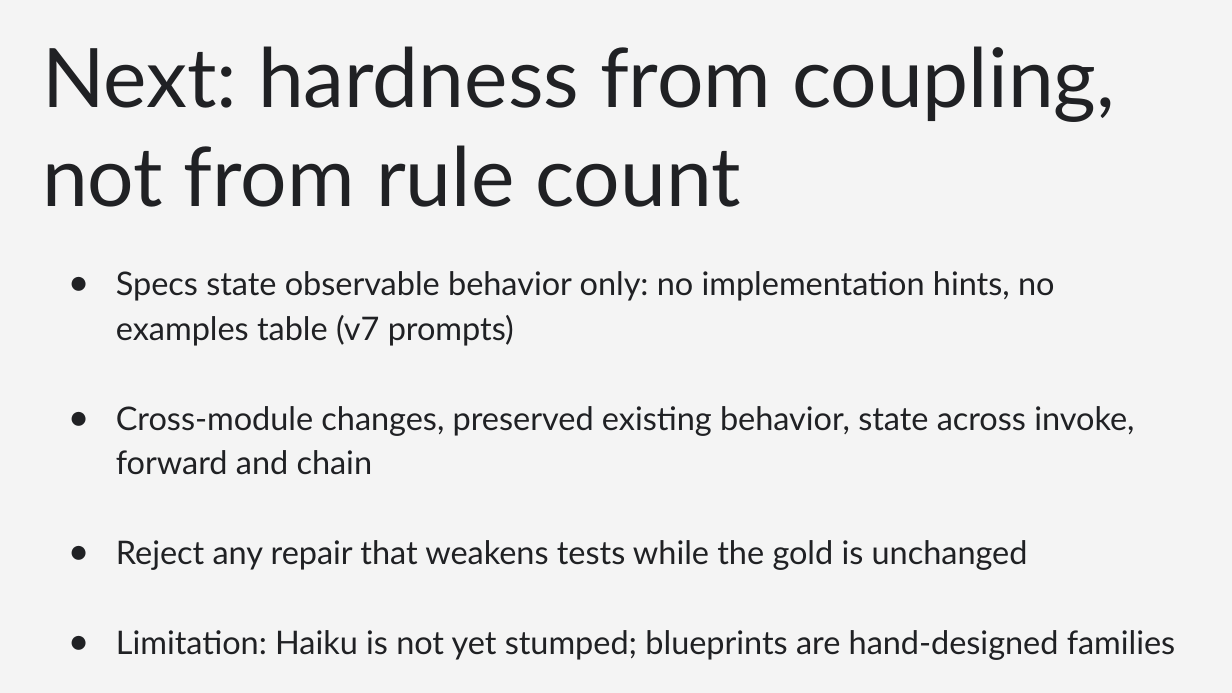
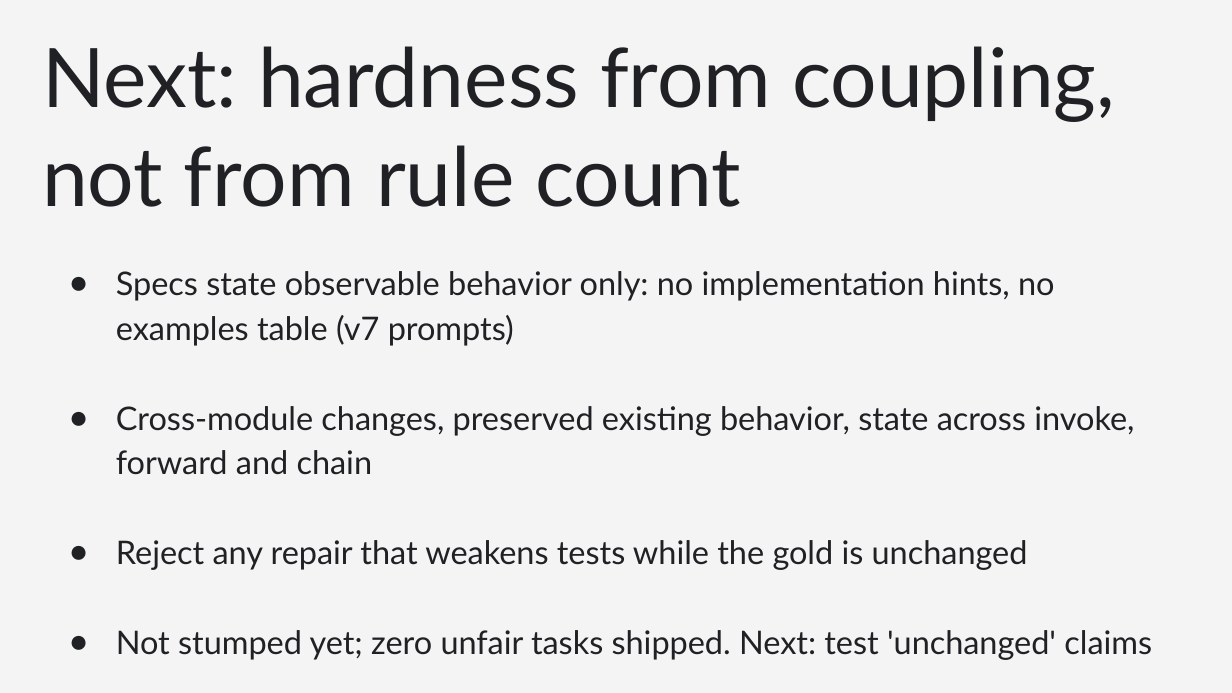
Before and after one commit to Daniellaguips/team4_track1, a slide deck: slide 5 of track1_submission/team4_presentation_FINAL.pptx. Drawn at 1232x693 pixels with LibreOffice and Linux fonts; fonts in the diff are those of the drawing. Boxes give left, top, right and bottom in pixels: in the first picture for what was removed or moved away, otherwise in the second. Text is boxed around its words. In the diff, an @@ line names an element or a change of style, - is before the commit and + after.

Commit message:
Presentation: fix slide 3 caption overlap; team names on slide 1; 24/24 on slide 4; mark feedback loop experimental on slide 2; key finding on slide 5. Submitted ZIP unchanged.

```diff
--- a/track1_submission/team4_presentation_FINAL.pptx
+++ b/track1_submission/team4_presentation_FINAL.pptx
@@ text at <box>116,630,1152,660</box>: text changed @@
-● Limitation: Haiku is not yet stumped; blueprints are hand-designed families
+● Not stumped yet; zero unfair tasks shipped. Next: test 'unchanged' claims
```
Also in this commit, not shown: 4 other slides changed.
